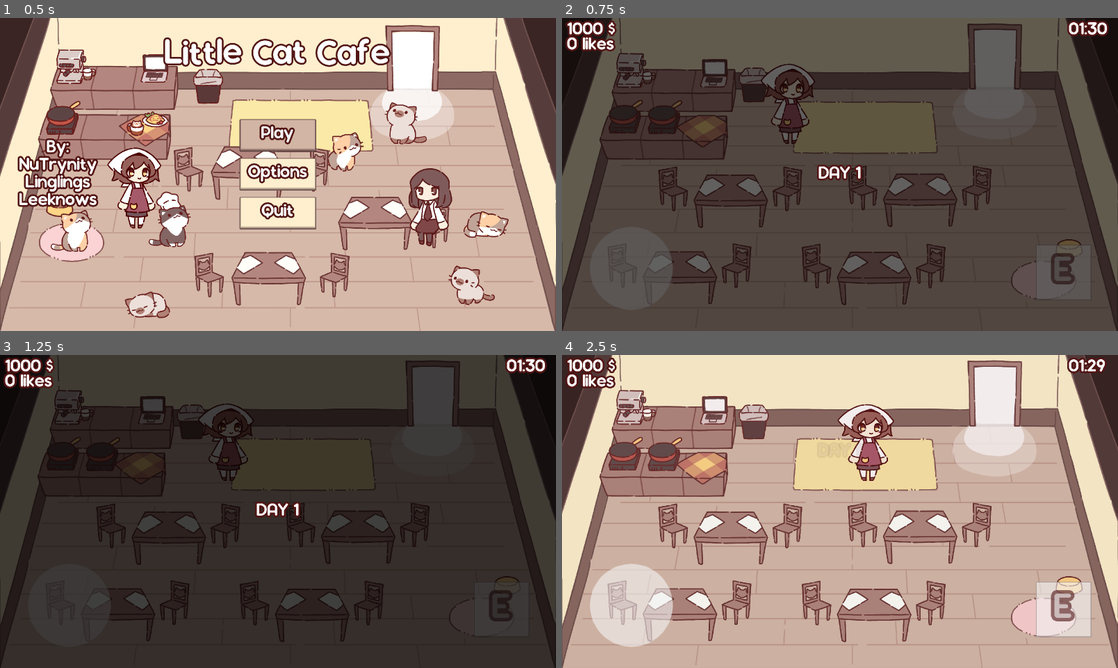
Above: before the commit, frames 1-4 (two rows, left to right).
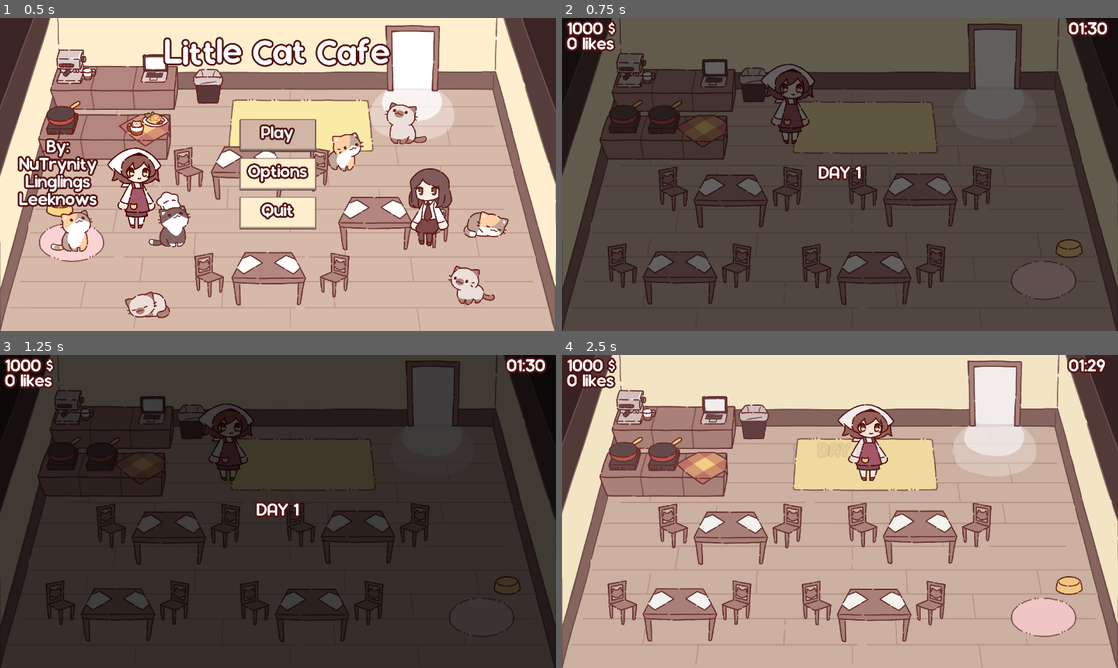
Above: after the commit, the same moments.

Repository: NuTrynity/Little-Cat-Cafe
Game: Godot game, scene res://Nodes/UI/main_menu.tscn
The game is run twice, just before and just after one commit, with the same random seed, the same clock (stepped at 60 frames per second) and the same inputs.
Inputs (mouse positions are in pixels of both pictures, inside the frame that each line leads up to):
- Up to frame 1 (0.5 s): no input
- Up to frame 2 (0.75 s): click "Play" at 0.5 s
- Up to frame 3 (1.25 s): no input
- Up to frame 4 (2.5 s): move the mouse to (962, 495) at 1.27 s; hold Right (move_right) 1.28-2 s; hold E (interact) 1.28-2 s; click (962, 495) at 1.42 s; drag from (728, 527) to (995, 426) at 2.02 s

Frame 1 is identical in both runs. In frame 2, 1.3% of the frame differs, in the area x 5-95%, y 68-93%; in frame 3, 0.4%; in frame 4, 4.7%, in the area x 5-96%, y 66-94%.

Commit message:
using Godot 4.2 to open to project

Diff:
--- a/Nodes/CharacterNodes/player.tscn
+++ b/Nodes/CharacterNodes/player.tscn
@@ -28,5 +28,6 @@
 debug_color = Color(1, 1, 1, 0.419608)
 
 [node name="JoyStick" parent="." instance=ExtResource("5_48k8c")]
+visible = false
 
 [connection signal="use_move_vector" from="JoyStick" to="." method="_on_joy_stick_use_move_vector"]
--- a/project.godot
+++ b/project.godot
@@ -12,7 +12,7 @@
 
 config/name="The Cat Cafe"
 run/main_scene="res://Nodes/UI/main_menu.tscn"
-config/features=PackedStringArray("4.1", "GL Compatibility")
+config/features=PackedStringArray("4.2", "GL Compatibility")
 boot_splash/image="res://GWJ-Full-Logo-tag-Orange2.png"
 config/icon="res://game_icon.png"
 config/windows_native_icon="res://game_icon.ico"
--- a/scene_0.tscn
+++ b/scene_0.tscn
@@ -26,11 +26,13 @@
 vertices = PackedVector2Array(766, 530, 244, 530, 268, 434, 787, 437, 805, 391, 967, 388, 959, 585, 771, 588)
 polygons = Array[PackedInt32Array]([PackedInt32Array(0, 1, 2, 3), PackedInt32Array(3, 4, 5, 6, 7, 0)])
 outlines = Array[PackedVector2Array]([PackedVector2Array(268, 434, 244, 530, 766, 530, 771, 588, 959, 585, 967, 388, 805, 391, 787, 437)])
+source_geometry_group_name = &"navigation_polygon_source_group"
 
 [sub_resource type="NavigationPolygon" id="NavigationPolygon_fbxh0"]
 vertices = PackedVector2Array(940, 960, 1482, 958, 1828, 962, 1545, 1138, 1332, 1135, 1600, 1314, 2481, 1324, 2543, 142 …(334 unchanged characters)…
 polygons = Array[PackedInt32Array]([PackedInt32Array(0, 1, 2, 3, 4), PackedInt32Array(5, 6, 7, 8, 9), PackedInt32Array( …(512 unchanged characters)…
 outlines = Array[PackedVector2Array]([PackedVector2Array(2266, 328, 2328, 608, 2325, 689, 2379, 781, 2343, 927, 2430, 1 …(443 unchanged characters)…
+source_geometry_group_name = &"navigation_polygon_source_group"
 
 [node name="scene_0" type="Node2D"]
 z_as_relative = false
Not shown: 5 places in Assets/Theme/main_menu.tres that only renumber resources
